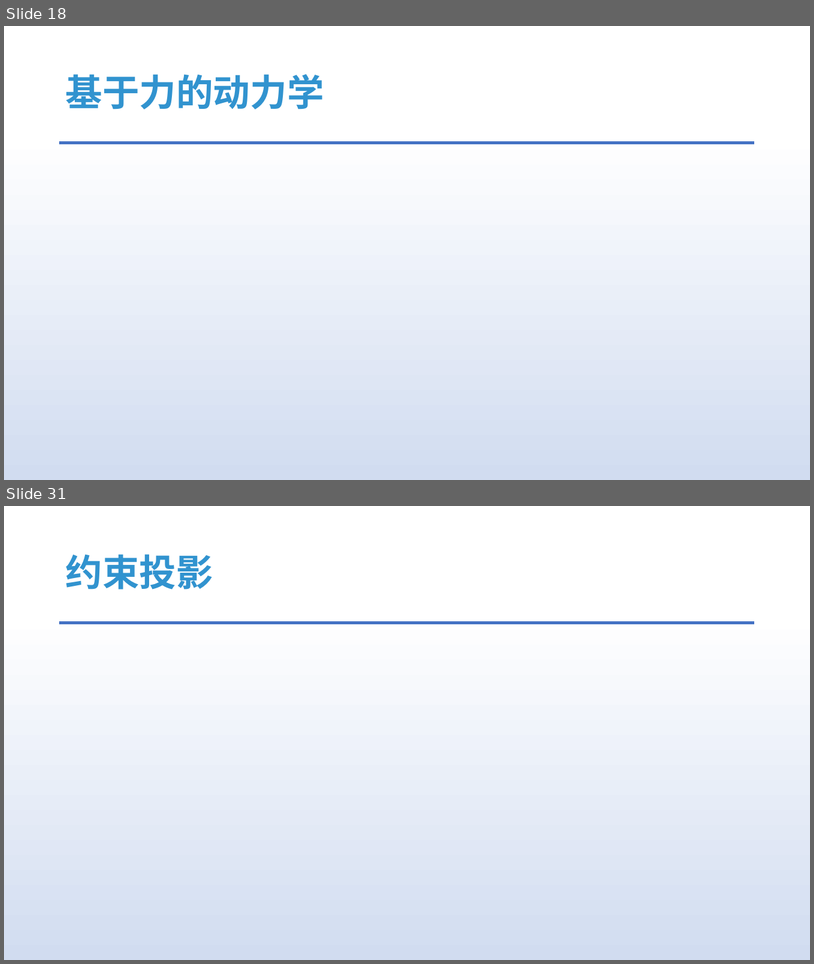
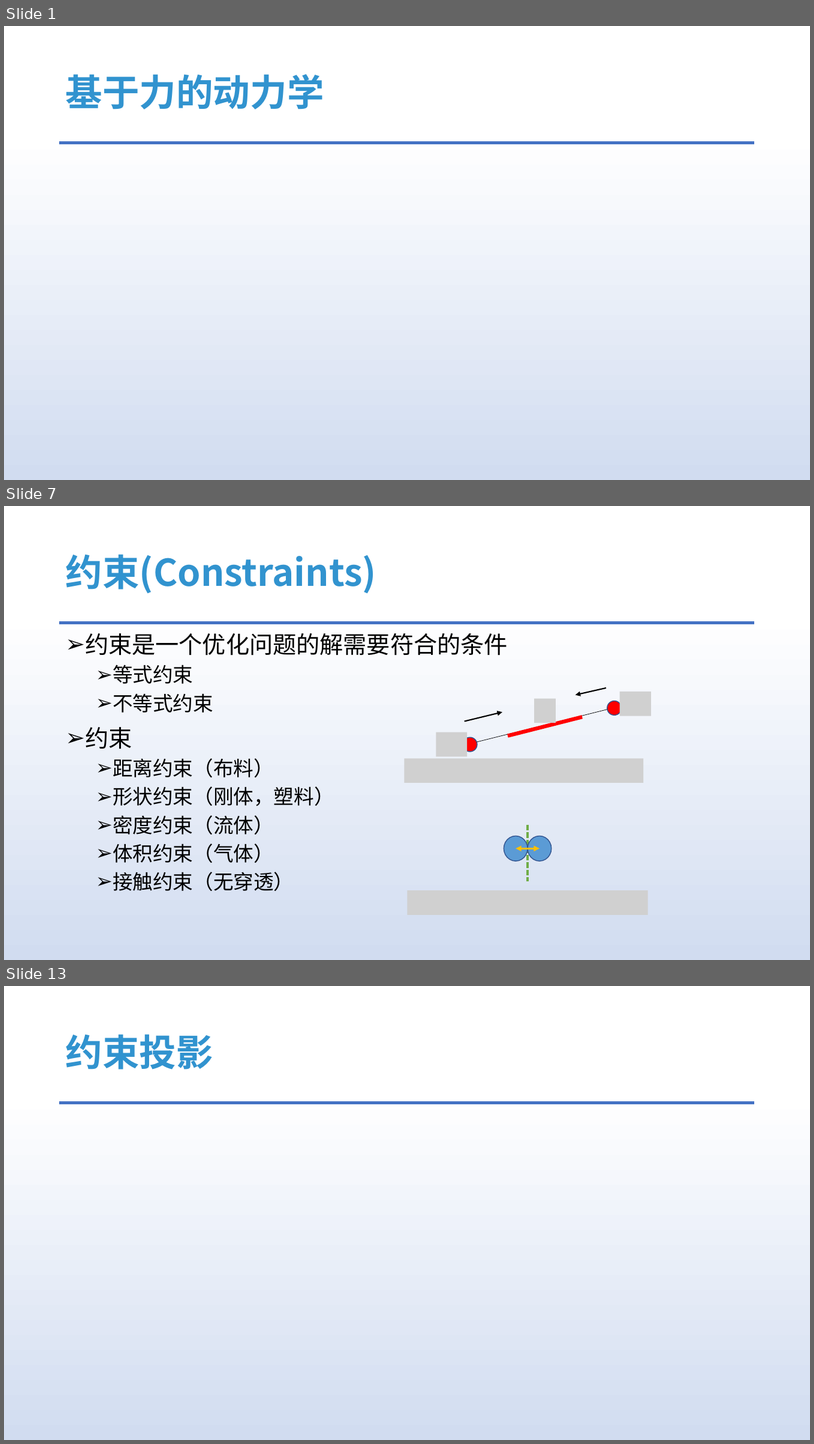
Before and after one commit to answerear/UnityFluid, a slide deck: doc/流体模拟入门分享-Part II.pptx. Shown one above the other, each under a label of ours: slides 18 and 31 before the commit, slides 1, 7 and 13 after it; the slides between them are not shown. The pictures are 814x964 and 814x1444 pixels, drawn with LibreOffice and Linux fonts; fonts in the diff are those of the drawing; grey boxes stand for pictures. Boxes give left, top, right and bottom in pixels: in the first picture for what was removed or moved away, otherwise in the second. Text is boxed around its words. In the diff, an @@ line names an element or a change of style, - is before the commit and + after.

```diff
--- a/doc/流体模拟入门分享-Part II.pptx
+++ b/doc/流体模拟入门分享-Part II.pptx
@@ slide 7 added at (x1=4, y1=506, x2=810, y2=960), background gradient #FFFFFF to #D1DCF0 to #DAE3F3 to #ABC0E4 to #BECEEA to #C7D5ED; not listed: 1 template element that a slide beside it also shows @@
@@ title added at (x1=65, y1=554, x2=377, y2=594), 44 pt, text #3193CF, bold @@
+约束(Constraints)
@@ text added at (x1=85, y1=633, x2=508, y2=891), 24 pt, text #000000 @@
+➢ 约束是一个优化问题的解需要符合的条件
+  ➢ 等式约束
+  ➢ 不等式约束
+➢ 约束
+  ➢ 距离约束（布料）
+  ➢ 形状约束（刚体，塑料）
+  ➢ 密度约束（流体）
+  ➢ 体积约束（气体）
+  ➢ 接触约束（无穿透）
@@ group added at (x1=404, y1=688, x2=651, y2=783): 4 pictures, 2 ellipses, 2 lines, 2 arrows @@
@@ group added at (x1=408, y1=825, x2=648, y2=915): 2 ellipses, 1 line, 1 double arrow, 1 picture @@
@@ what was slide 18 is now slide 1 @@
@@ what was slide 31 is now slide 13 @@
```
Also in this commit, not shown: 7 slides changed, 4 other slides added, 24 slides removed, 1 other file.
